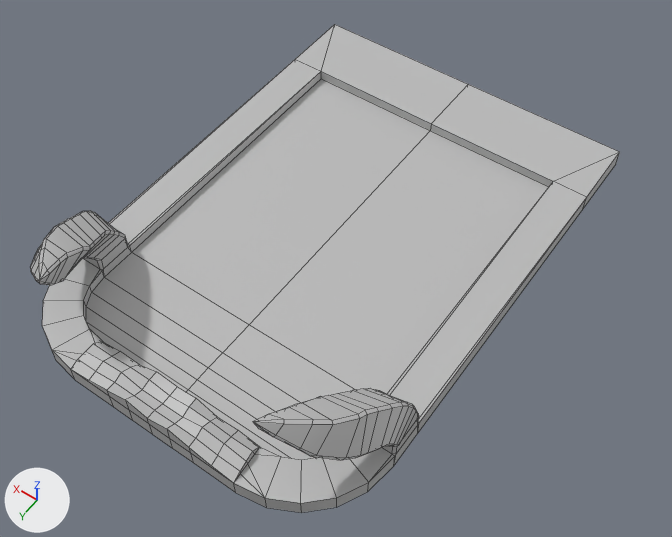
The FBX model Assets/Models/Card.fbx: old version first, new version second.
One viewpoint serves both versions: a camera (50 mm lens) standing at (-0.122, 0.168, 0.251) and looking at (-0.013, 0.016, 0.013). The axes (+X, +Y, +Z) are drawn at lower left. The lights are the same throughout. Mesh edges are drawn as thin lines. Where no turn or scale is listed for an object, it has been applied to the vertices.

The older version as bpy lines, for what is in view:
```python
me_mesh = bpy.data.meshes.new('Mesh')
me_mesh.from_pydata(...)  # 347 vertices, 360 faces; spans x -0.065..0.065, y -0.092..0.092, z 0.0..0.041
me_mesh.materials.append(mat_lambert1)  # grey #bcbcbc
ob_card = bpy.data.objects.new('card', me_mesh)
ob_card.location = (0.0, 0.0, 0.0017)
```
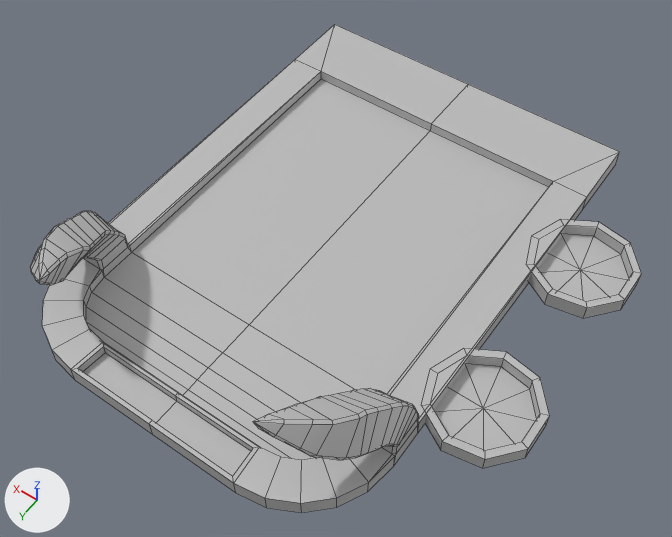
Where the newer file only moved an object's origin or applied its transform, the numbers keep the older frame.

What differs and where, as boxes (x1, y1, x2, y2) in the pictures (672 x 537 px):
'card', reshaped: before (30, 25, 620, 513); after (30, 25, 642, 513)
part 1 of me_mesh, added: after (425, 349, 549, 468)
part 2 of me_mesh, added: after (529, 220, 642, 318)
part 3 of me_mesh, cut back: (52, 329, 281, 498) in both

Diff of the bpy script that builds the scene:
```diff
--- a/Assets/Models/Card.fbx.py
+++ b/Assets/Models/Card.fbx.py
@@ me_mesh @@
 # used by ob_card; location = (0.0, 0.0, 0.0017)
-me_mesh.from_pydata(...)  # 347 vertices, 360 faces; spans x -0.065..0.065, y -0.092..0.092, z 0.0..0.041
+me_mesh.from_pydata(...)  # 378 vertices, 386 faces; spans x -0.094..0.065, y -0.092..0.092, z 0.0..0.041
+# me_mesh part 1: a new loose piece of 37 vertices spanning x -0.094..-0.057, y 0.009..0.046, z 0.001..0.006, in mat_lambert1 (grey #bcbcbc)
+# me_mesh part 2: a new loose piece of 37 vertices spanning x -0.094..-0.057, y -0.056..-0.019, z 0.001..0.006, in mat_lambert1 (grey #bcbcbc)
+# me_mesh part 3
+# 53 vertices are removed from x -0.032..0.032, y 0.079..0.092, z 0.0..0.012
+# 64 faces are deleted
+# 2 vertices move from x -0.031..0.031, y 0.082, z 0.009 to x -0.03..0.03, y 0.08, z 0.006
+# 10 vertices are added at x -0.031..0.031, y 0.08..0.09, z 0.003..0.006
+# 18 new faces join them
 me_mesh.materials.append(mat_lambert1)
```
